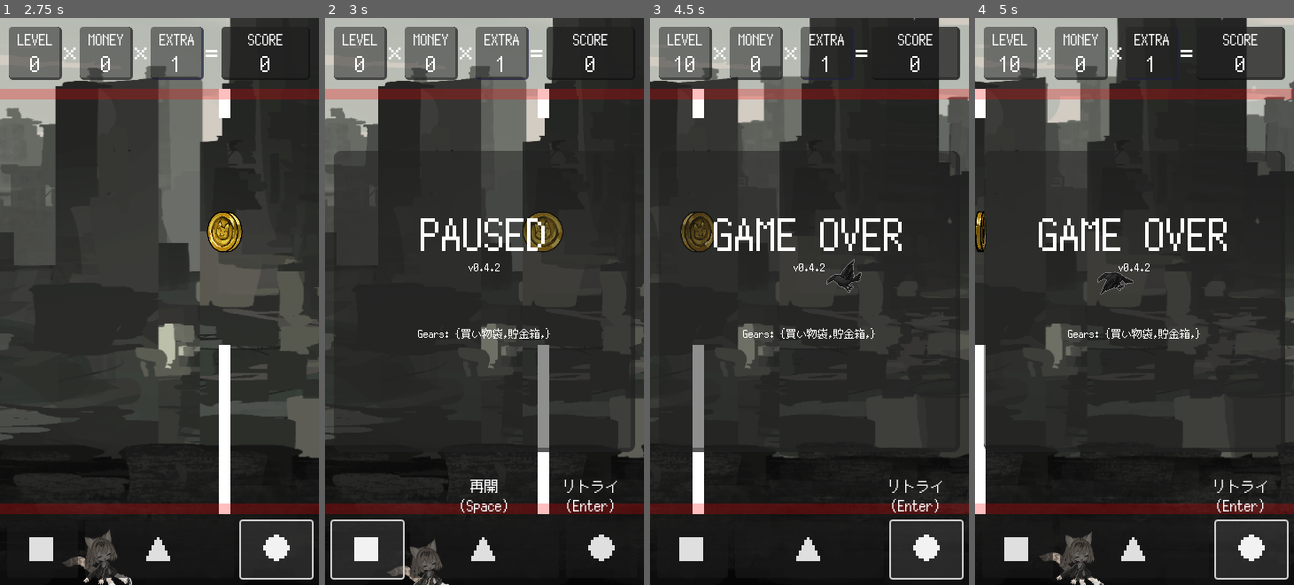
Above: before the commit, frames 1-4 (left to right).
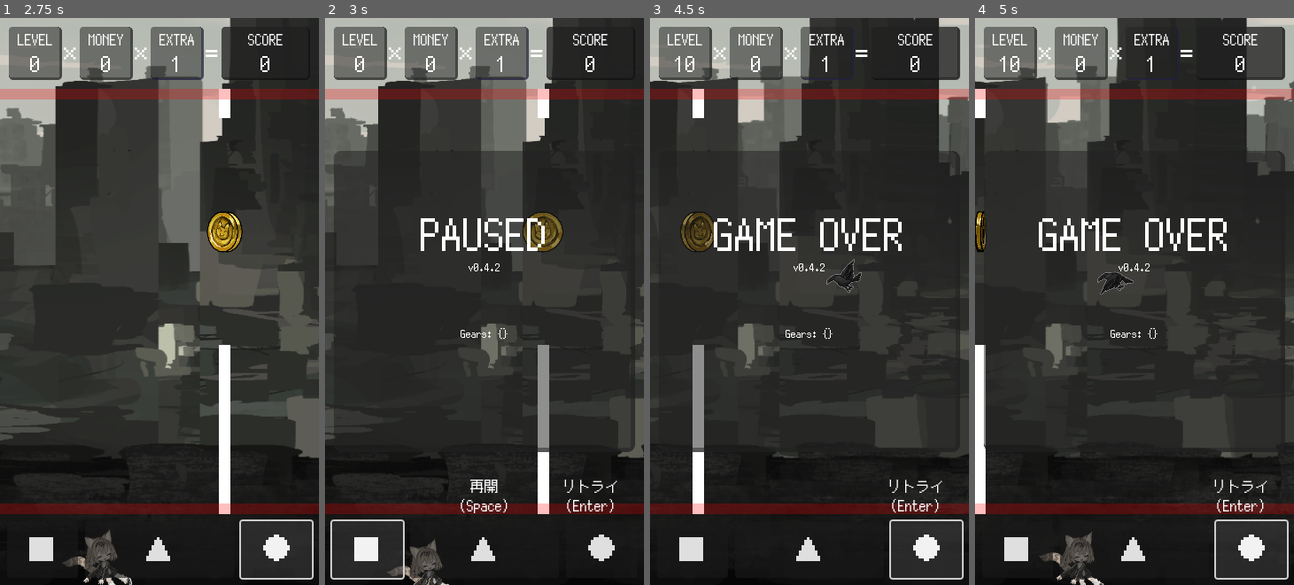
Above: after the commit, the same moments.

Repository: kamikoloss/gabsurf
Game: Godot game, scene res://scenes/main.tscn
Two runs of this game, one before a commit and one after it. Both use one fixed random seed, a clock stepped at 60 frames per second and the inputs below. Sound files missing from this copy of the repository are replaced by a short silence.
Inputs:
- Up to frame 1 (2.75 s): click "■" at 0.5 s; click "▲" at 1.25 s; click "●" at 2 s
- Up to frame 2 (3 s): click "■" at 2.75 s
- Up to frame 3 (4.5 s): click "▲" at 3.5 s; click "●" at 4.25 s
- Up to frame 4 (5 s): no input

Frame 1 is identical in both runs. In frame 2, 0.3% of the frame differs, in the area x 29-71%, y 54-57%; in frame 3, 0.3%; in frame 4, 0.3%.

Commit message:
ギア ボード, ソフトウィール を実装した

Diff:
--- a/scripts/game.gd
+++ b/scripts/game.gd
@@ -98,6 +98,7 @@
 	if Global.state != Global.State.ACTIVE:
 		return
 
+	# 残機を減らす
 	Global.life -= 1
 
 	# Hero の残機が 0 になった場合: ゲームオーバー
--- a/scripts/gear.gd
+++ b/scripts/gear.gd
@@ -7,6 +7,7 @@
 	EME, EMP, EMS, # Enemy 系
 	EXT,
 	GTG, GTM, # Gate 系
+	JMA, JMV, # ジャンプ系
 	LFP, LFM, # Life 系
 	LOT,
 	MSB, MSM, MSW, # ミサイル系
@@ -29,6 +30,8 @@
 	GearType.EXT: { "c": 1, "m": 5, "i": 2, "t": "エナジーフード", "d": "EXTRA +5", "f": null },
 	GearType.GTG: { "c": 5, "m": 5, "i": 8, "t": "ハックツール", "d": "ゲートの開き\n+64", "f": null },
 	GearType.GTM: { "c": 3, "m": 3, "i": 1, "t": "ビール", "d": "ゲートが{0}個ずつ\n出現するようになる", "f": [2, 3, 5] },
+	GearType.JMA: { "c": 2, "m": 3, "i": 7, "t": "ボード", "d": "ジャンプ時に\n加速する ({0})", "f": ["小", "中", "大"] },
+	GearType.JMV: { "c": 2, "m": 3, "i": 7, "t": "ソフトウィール", "d": "ジャンプの高さが\n低くなる ({0})", "f": ["小", "中", "大"] },
 	GearType.LFP: { "c": 5, "m": 5, "i": 12, "t": "生命保険", "d": "残機\n+1", "f": null },
 	GearType.LFM: { "c": 0, "m": 3, "i": 12, "t": "臓器売買", "d": "残機 -1\nMONEY +10", "f": null },
 	GearType.LOT: { "c": 2, "m": 5, "i": 5, "t": "宝くじ", "d": "MONEY +0 ~ +5", "f": null},
@@ -56,6 +59,8 @@
 		GearType.ATD,
 		GearType.EMP,
 		GearType.GTM,
+		GearType.JMA,
+		GearType.JMV,
 		GearType.LOT,
 		GearType.SPR,
 		GearType.SPT,
@@ -102,9 +107,9 @@
 # シーン読み込み後に必ず呼ぶこと
 func initialize():
 	my_gears = []
-	#my_gears = [GearType.ATD, GearType.ATD, GearType.ATD, GearType.BDA, GearType.SHO, GearType.NOS] # 無敵ループデバッグ
-	#my_gears = [GearType.NOE, GearType.NOS] # 出現しなくなるデバッグ
-	my_gears = [GearType.SPR, GearType.SPT]
+	#my_gears = [GearType.ATD, GearType.ATD, GearType.ATD, GearType.BDA, GearType.SHO, GearType.NOS] # 無敵ループ系 Debug
+	#my_gears = [GearType.NOE, GearType.NOS] # 出現しなくなる系 Debug
+	#my_gears = [GearType.SPR, GearType.SPT] # Shop スルー系 Debug
 
 
 # ランダムな Gear を取得する
--- a/scripts/global.gd
+++ b/scripts/global.gd
@@ -44,7 +44,9 @@
 
 # Constants
 const LIFE_MAX = 3 # 残機の最大数
+const HERO_MOVE_VELOCITY_DEFAULT = 200 # Hero の移動速度のデフォルト値 (px/s)
 const GATE_GAP_BASE = 256 # Gate の開きのデフォルト値 (px)
+
 
 
 # Variables
@@ -132,7 +134,9 @@
 var gate_gap_diff: int = 0 # Gate の開きの差 (px) マイナスで狭くなる
 var shop_through_count: int = 0 # Shop を連続何回スルーしたか
 var is_hero_anti_damage: bool = false # Hero が無敵状態かどうか
-var hero_move_velocity: int = 200 # Hero の横移動の速度 (px/s)
+var hero_move_velocity: int = HERO_MOVE_VELOCITY_DEFAULT # Hero の横移動の速度 (px/s)
+
+var _accelerate_tween = null
 
 
 # グローバル変数の初期化を行う
@@ -150,6 +154,21 @@
 	shop_through_count = 0
 	is_hero_anti_damage = false
 	hero_move_velocity = 200
+
+
+# Hero の横移動の加速用の Tween を取得する
+func _get_accelerate_tween():
+	if _accelerate_tween:
+		_accelerate_tween.kill()
+	_accelerate_tween = create_tween()
+	_accelerate_tween.set_trans(Tween.TRANS_QUINT).set_ease(Tween.EASE_OUT)
+	return _accelerate_tween
+
+
+# Hero の横移動の速度を一時的に加速する
+func accelerate_hero_move(speed, duration):
+	var _tween = _get_accelerate_tween()
+	_tween.tween_method(func(v): hero_move_velocity = v, speed, HERO_MOVE_VELOCITY_DEFAULT, duration)
 
 
 # 現在の GameRank を計算する
--- a/scripts/hero.gd
+++ b/scripts/hero.gd
@@ -22,6 +22,7 @@
 const JUMP_VELOCITY = -600 # ジャンプの速度 (px/s)
 const FALL_VELOCITY = 2400 # 落下速度 (px/s)
 const FALL_VELOCITY_MAX = 300 # 終端速度 (px/s)
+const MOVE_ACCELARATE_DULATION = 1.0 # 加速が終わる時間 (s)
 const DEAD_VELOCITY = Vector2(200, -800) # 死んだときに吹き飛ぶベクトル
 const DEAD_ROTATION = -20 # 死んだときに回転する速度
 
@@ -70,13 +71,25 @@
 	# ゲームオーバー: 何もしない
 	if Global.state == Global.State.GAMEOVER:
 		return
-
 	# クールタイム中: 何もしない
 	if Global.state == Global.State.ACTIVE and _jump_timer < JUMP_COOLTIME:
 		return
-
 	# ゲーム中 or タイトル or ポーズ中: 再開と同時にジャンプする
-	velocity.y = JUMP_VELOCITY
+
+	# ジャンプ (縦方向)
+	var _jump_velocity_y = JUMP_VELOCITY
+	if Gear.my_gears.has(Gear.GearType.JMV):
+		var _jmv = [null, 0.9, 0.8, 0.7]
+		var _jmv_count = Gear.my_gears.count(Gear.GearType.JMV)
+		_jump_velocity_y *= _jmv[_jmv_count]
+	velocity.y = _jump_velocity_y
+
+	# 加速 (横方向)
+	if Gear.my_gears.has(Gear.GearType.JMA):
+		var _jma = [null, 400, 600, 800]
+		var _jma_count = Gear.my_gears.count(Gear.GearType.JMA)
+		Global.accelerate_hero_move(_jma[_jma_count], MOVE_ACCELARATE_DULATION)
+
 	_hero_sprite.stop()
 	_hero_sprite.play("jump")
 	_jump_timer = 0
@@ -173,7 +186,7 @@
 			print("[Hero] try to get gear, but no money!! (money: {0}, cost: {1})".format([Global.money, _cost]))
 		else:
 			area.get_node("../Buy").queue_free()
-			#area.queue_free()
+			area.queue_free()
 			print("[Hero] got gear {0}. (cost: {1})".format([Gear.GEAR_INFO[_gear]["t"], _cost]))
 			Global.hero_got_gear.emit(_gear)
 
--- a/scripts/spawner.gd
+++ b/scripts/spawner.gd
@@ -50,7 +50,6 @@
 	# Shop を出た場合: Gate と Enemy を生成する
 	_is_spawn_gate = _is_exit_shop
 	_is_spawn_enemy = _is_exit_shop
-	print(_is_exit_shop)
 
 
 func _on_hero_got_money():
